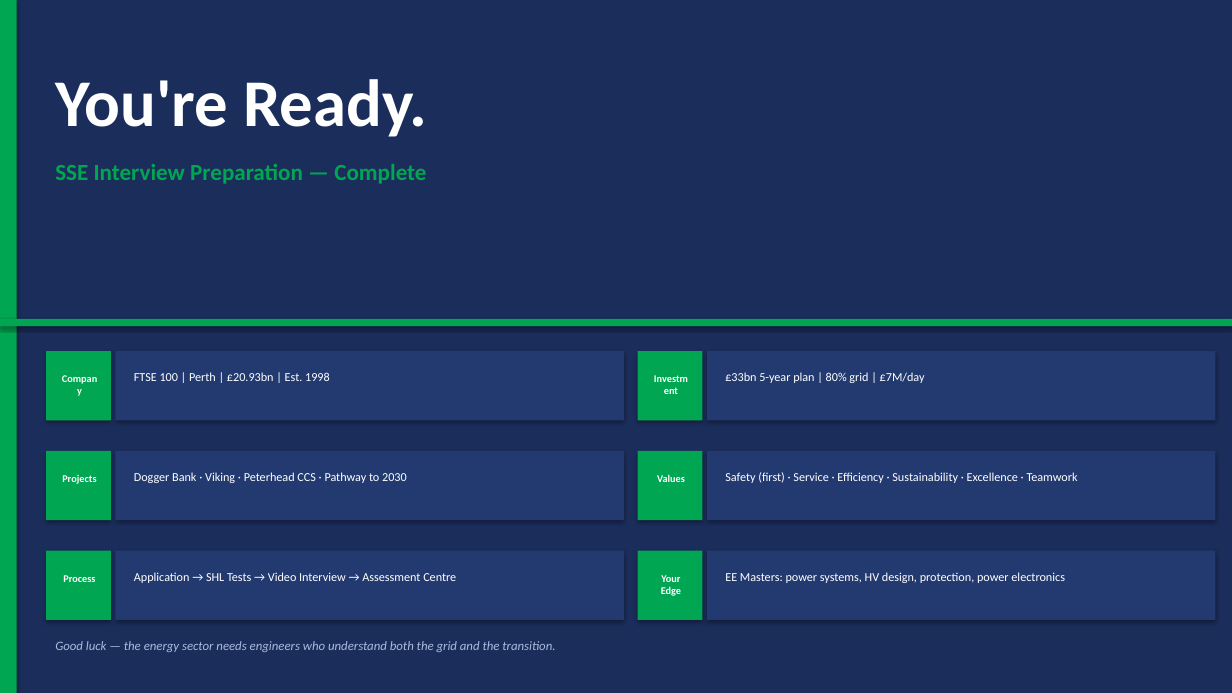
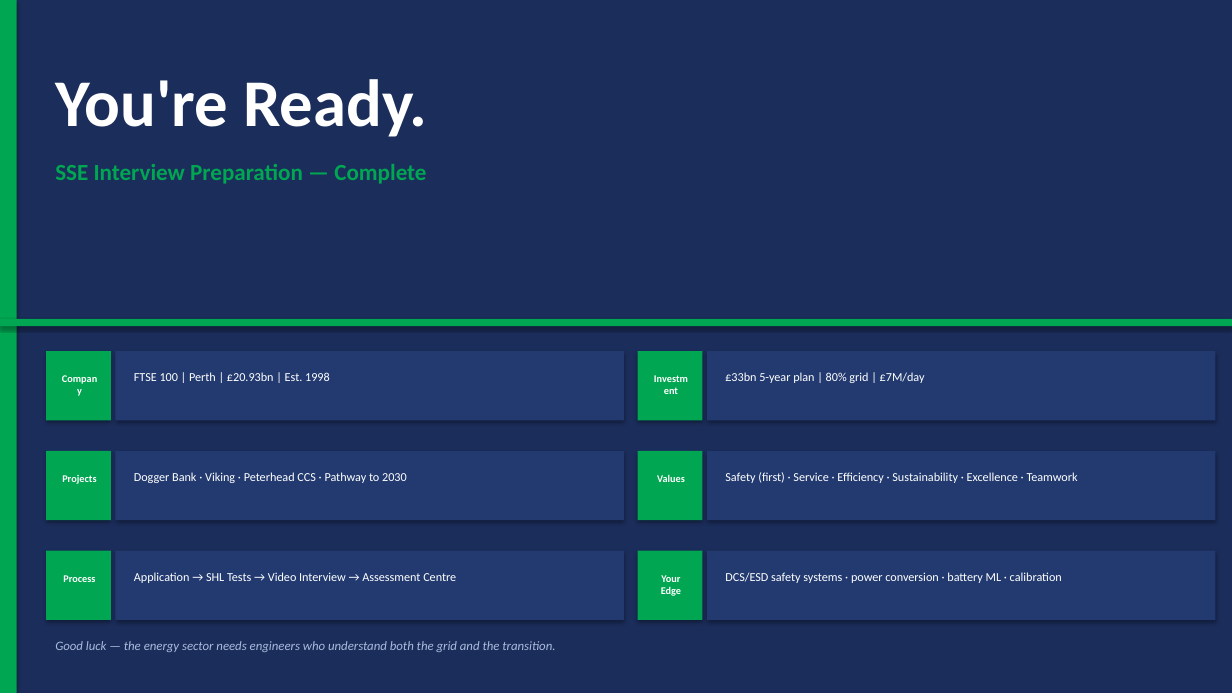
Before and after one commit to MShaheerRiaz/data-scientist-ai-era, a slide deck: slide 15 of SSE_Interview_Preparation.pptx (slide 13 before the commit). Drawn at 1232x693 pixels with LibreOffice and Linux fonts; fonts in the diff are those of the drawing. Boxes give left, top, right and bottom in pixels: in the first picture for what was removed or moved away, otherwise in the second. Text is boxed around its words. In the diff, an @@ line names an element or a change of style, - is before the commit and + after.

```diff
--- a/SSE_Interview_Preparation.pptx
+++ b/SSE_Interview_Preparation.pptx
@@ text at (x1=725, y1=572, x2=1062, y2=583): text changed @@
-EE Masters: power systems, HV design, protection, power electronics
+DCS/ESD safety systems · power conversion · battery ML · calibration
```
Also in this commit, not shown: 3 other slides changed, 2 slides added, 1 other file.
